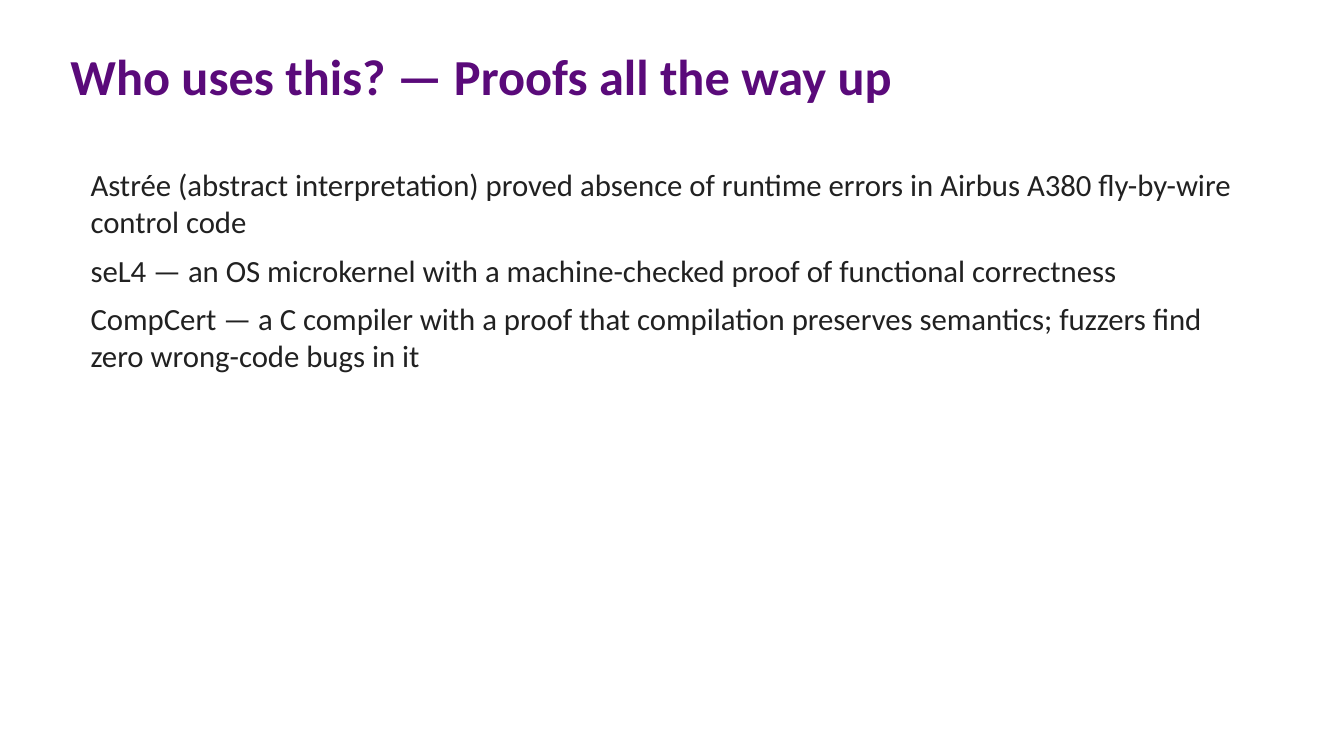
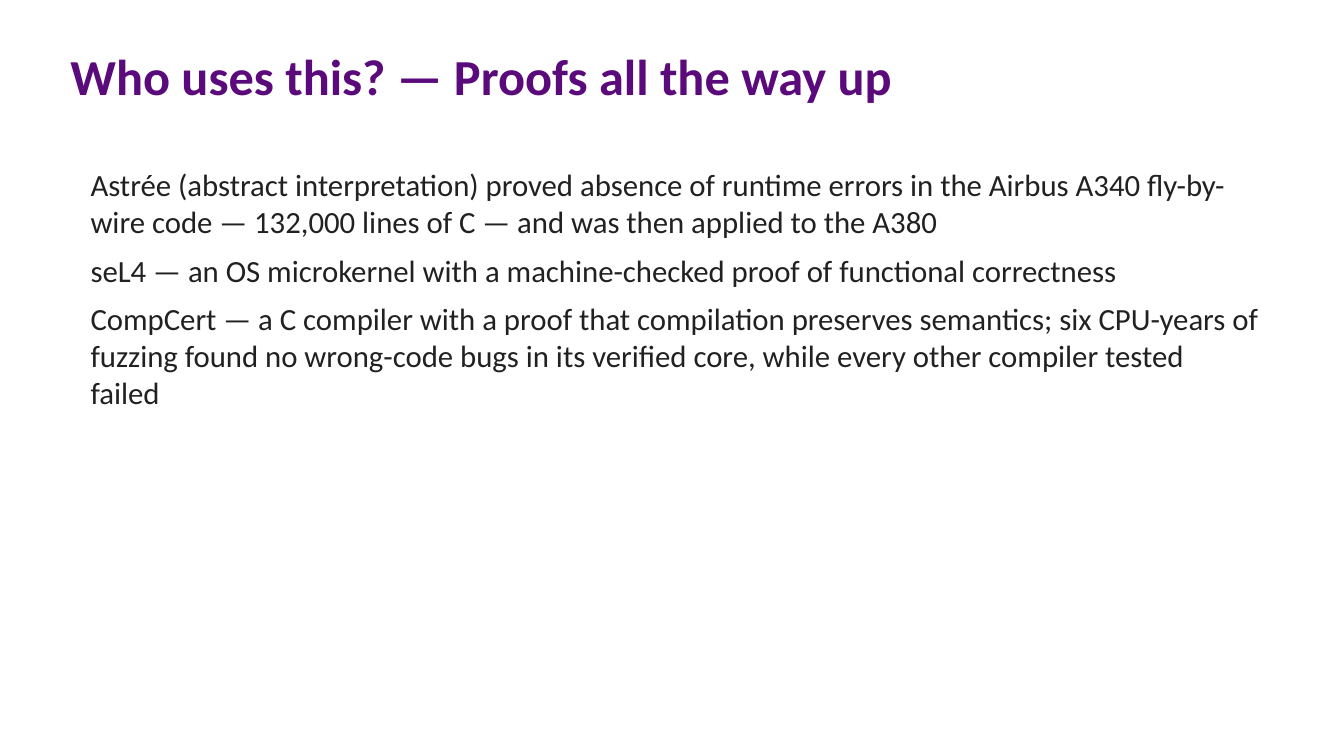
Before and after one commit to lucasccordeiro/unifei, a slide deck: slide 42 of slides/session1/01-session1-fundamentals.pptx. Drawn at 1344x756 pixels with LibreOffice and Linux fonts; fonts in the diff are those of the drawing. Boxes give left, top, right and bottom in pixels: in the first picture for what was removed or moved away, otherwise in the second. Text is boxed around its words. In the diff, an @@ line names an element or a change of style, - is before the commit and + after.

Commit message:
Correct industry-landscape facts against primary sources
KLEE's 56 serious bugs span coreutils/busybox/Minix (three coreutils
bugs hid for 15 years), not 56 in coreutils alone (OSDI 2008). SAGE
found ~1/3 of Win7 file-fuzzing bugs, running last (ACM Queue 2012).
Astrée's runtime-error proof was the A340 (132k LOC, 2003), then
applied to the A380. CompCert claim scoped to its verified core
(PLDI 2011). Quiz answer key and delivery plan updated to match.

```diff
--- a/slides/session1/01-session1-fundamentals.pptx
+++ b/slides/session1/01-session1-fundamentals.pptx
@@ text at (91, 173, 1225, 238): text changed @@
-Astrée (abstract interpretation) proved absence of runtime errors in Airbus A380 fly-by-wire control code
+Astrée (abstract interpretation) proved absence of runtime errors in the Airbus A340 fly-by-wire code — 132,000 lines of C — and was then applied to the A380
@@ text at (91, 308, 1258, 405): text changed @@
-CompCert — a C compiler with a proof that compilation preserves semantics; fuzzers find zero wrong-code bugs in it
+CompCert — a C compiler with a proof that compilation preserves semantics; six CPU-years of fuzzing found no wrong-code bugs in its verified core, while every other compiler tested failed
```
Also in this commit, not shown: 2 other slides changed, 4 other files.
